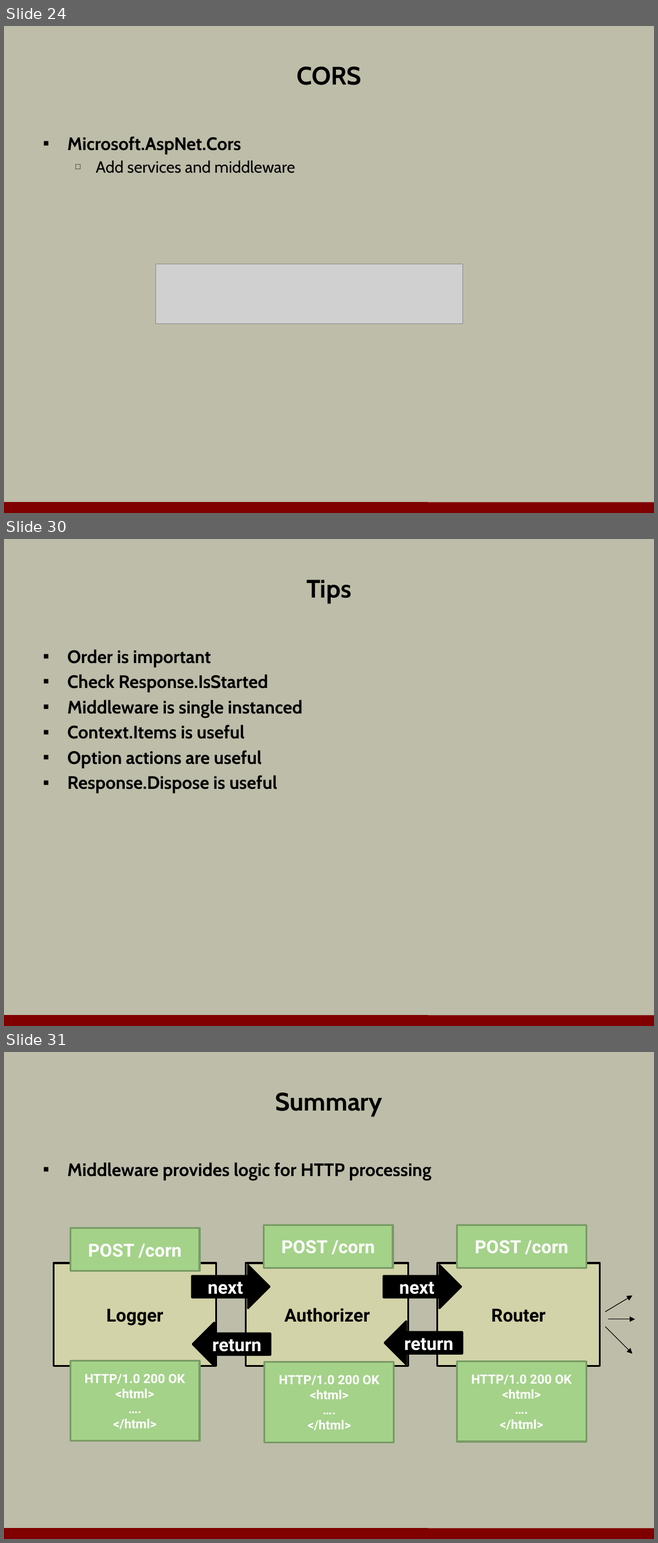
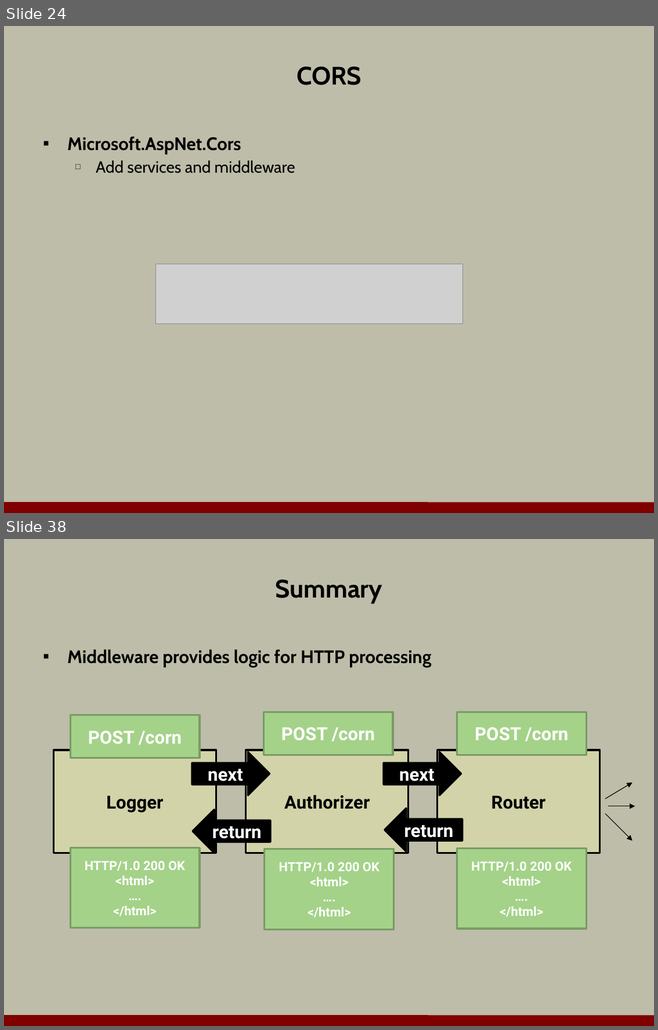
Before and after one commit to OdeToCode/classes, a slide deck: aspnet5/slides/a1_middleware.pptx. Shown one above the other, each under a label of ours: slides 24, 30 and 31 before the commit, slides 24 and 38 after it; the slides between them are not shown. The pictures are 658x1543 and 658x1030 pixels, drawn with LibreOffice and Linux fonts; fonts in the diff are those of the drawing; grey boxes stand for pictures; background and template pictures are left out. Boxes give left, top, right and bottom in pixels: in the first picture for what was removed or moved away, otherwise in the second. Text is boxed around its words. In the diff, an @@ line names an element or a change of style, - is before the commit and + after.

Commit message:
middleware slides complete

```diff
--- a/aspnet5/slides/a1_middleware.pptx
+++ b/aspnet5/slides/a1_middleware.pptx
@@ slide 30 removed at <box>4,539,654,1026</box>, background #BDBDA9; not listed: 1 template element that a slide beside it also shows @@
@@ title removed at <box>306,580,351,603</box> @@
-Tips
@@ text removed at <box>67,649,303,794</box> @@
-▪ Order is important
-▪ Check Response.IsStarted
-▪ Middleware is single instanced
-▪ Context.Items is useful
-▪ Option actions are useful
-▪ Response.Dispose is useful
@@ what was slide 31 is now slide 38 @@
```
Also in this commit, not shown: 2 slides changed, 11 slides added, 3 other slides removed.
